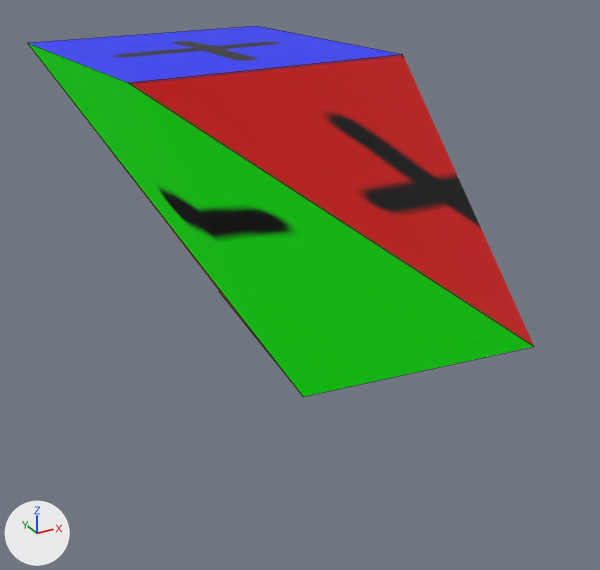
Two versions of the FBX model Tools/fbx2bin/fbx2bin/BoxAnim.fbx, one commit apart.
Rendered twice from a 50 mm lens placed at (-3.38, -4.81, 2.85), pointed at (-0.56, 0.33, 0.28). The lights are fixed; the arrows at lower left show +X, +Y and +Z. Both versions are drawn at frame 27 of the action 'Armature|ArmatureAction'; the numbers are the values there. Mesh edges are drawn as thin lines.

The scene before the commit, as lines of its bpy script (objects in view):
```python
me_cube_001 = bpy.data.meshes.new('Cube.001')
me_cube_001.from_pydata(...)  # 8 vertices, 6 faces; spans x -2.06..0.91, y -0.91..2.0, z 0.0..2.0
me_cube_001.materials.append(mat_material)  # picture img_boxanimtexture_png
ob_cube = bpy.data.objects.new('Cube', me_cube_001)
ob_cube.location = (0.0, 0.0, 0.0)
```
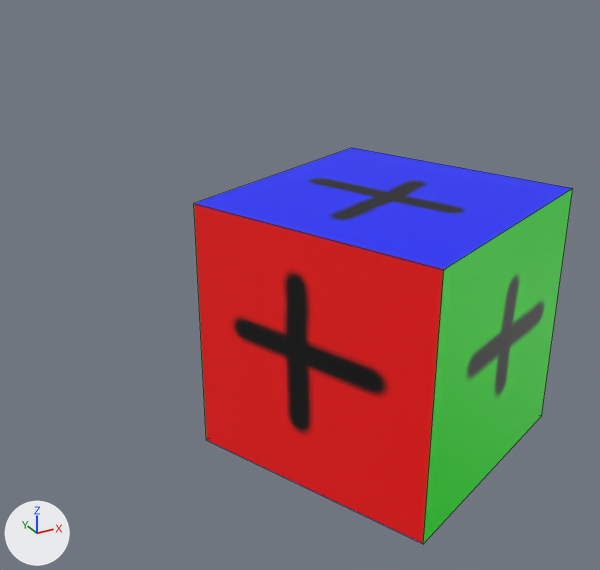
Where the change shows, as pixel boxes [x1, y1, x2, y2] in the pictures (600 x 570 px):
```json
{"object": "Cube", "change": "reshaped", "before": [28, 26, 534, 397], "after": [194, 148, 573, 544], "on screen": "25% narrower, 7% taller"}
```

Scene script edits in JSON lines:
```json
{"block": "me_cube_001", "where": "me_cube_001.from_pydata(...)  # 8 vertices, 6 faces; spans x -2.06..0.91, y -0.91..2.0, z 0.0..2.0"}
{"block": "me_cube_001", "where": "# used by ob_cube; location = (0.0, 0.0, 0.0)"}
{"block": "me_cube_001", "change": "me_cube_001 part 1"}
{"op": "set", "path": "me_cube_001.vertices[0].co", "old": "(-1.11, -0.71, 0.0)", "new": "(0.52, 1.32, -1.0)", "note": "pixel (303, 396) -> not seen"}
{"op": "set", "path": "me_cube_001.vertices[1].co", "old": "(-2.06, 1.85, 2.0)", "new": "(0.52, 1.32, 1.0)", "note": "pixel (27, 42) -> pixel (352, 147)"}
{"op": "set", "path": "me_cube_001.vertices[2].co", "old": "(-0.91, 1.1, 0.0)", "new": "(1.32, -0.52, -1.0)", "note": "pixel (218, 291) -> pixel (541, 415)"}
{"op": "set", "path": "me_cube_001.vertices[3].co", "old": "(-0.07, 2.0, 2.0)", "new": "(1.32, -0.52, 1.0)", "note": "pixel (256, 25) -> pixel (572, 188)"}
{"op": "set", "path": "me_cube_001.vertices[4].co", "old": "(0.71, -0.91, 0.0)", "new": "(-1.32, 0.52, -1.0)", "note": "pixel (534, 346) -> pixel (206, 440)"}
{"op": "set", "path": "me_cube_001.vertices[5].co", "old": "(-1.93, -0.14, 2.0)", "new": "(-1.32, 0.52, 1.0)", "note": "pixel (128, 82) -> pixel (193, 203)"}
{"op": "set", "path": "me_cube_001.vertices[6].co", "old": "(0.91, 0.9, 0.0)", "new": "(-0.52, -1.32, -1.0)", "note": "not seen -> pixel (423, 544)"}
{"op": "set", "path": "me_cube_001.vertices[7].co", "old": "(0.07, 0.0, 2.0)", "new": "(-0.52, -1.32, 1.0)", "note": "pixel (402, 54) -> pixel (443, 269)"}
```
